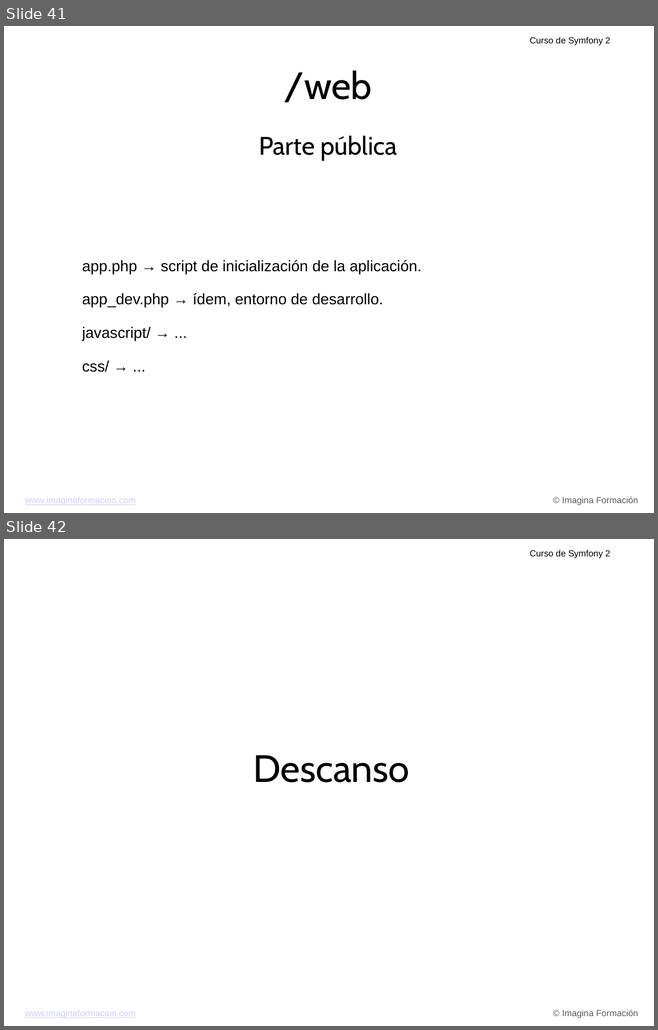
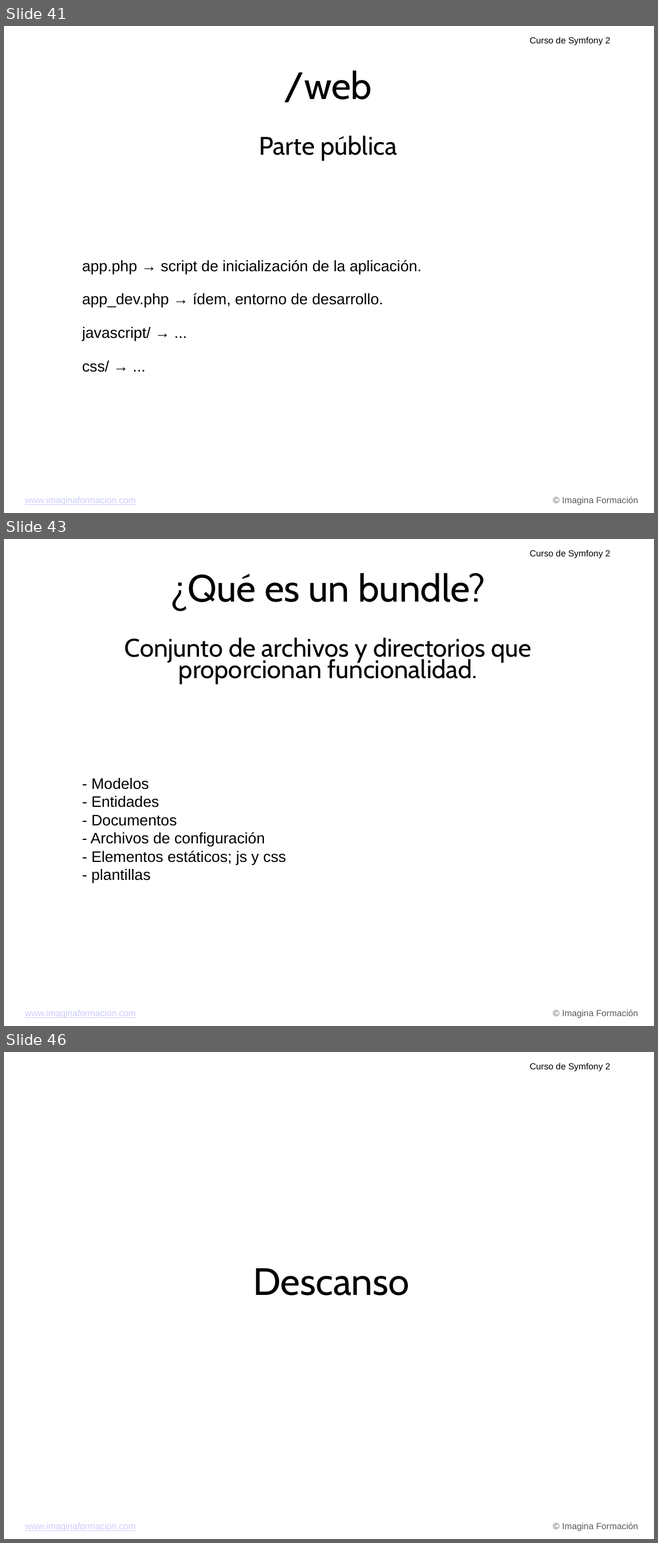
Before and after one commit to carlescliment/curso-symfony2, a slide deck: compiled/ppt/Tema 1.ppt. Shown one above the other, each under a label of ours: slides 41 and 42 before the commit, slides 41, 43 and 46 after it; the slides between them are not shown. The pictures are 658x1030 and 658x1543 pixels, drawn with LibreOffice and Linux fonts; fonts in the diff are those of the drawing; background and template pictures are left out. Boxes give left, top, right and bottom in pixels: in the first picture for what was removed or moved away, otherwise in the second. Text is boxed around its words. In the diff, an @@ line names an element or a change of style, - is before the commit and + after.

Commit message:
Entidades

```diff
--- a/compiled/ppt/Tema 1.ppt
+++ b/compiled/ppt/Tema 1.ppt
@@ slide 43 added at (x1=4, y1=539, x2=654, y2=1026), background picture (left out); not listed: 3 template elements that a slide beside it also shows @@
@@ text added at (x1=125, y1=573, x2=531, y2=684), 40 pt, text #000000 @@
+¿Qué es un bundle?
+Conjunto de archivos y directorios que proporcionan funcionalidad.
@@ text added at (x1=90, y1=778, x2=286, y2=884), 24 pt, text #000000 @@
+- Modelos
+- Entidades
+- Documentos
+- Archivos de configuración
+- Elementos estáticos; js y css
+- plantillas
@@ what was slide 42 is now slide 46 @@
```
Also in this commit, not shown: 5 slides changed, 3 other slides added, 3 other files.
